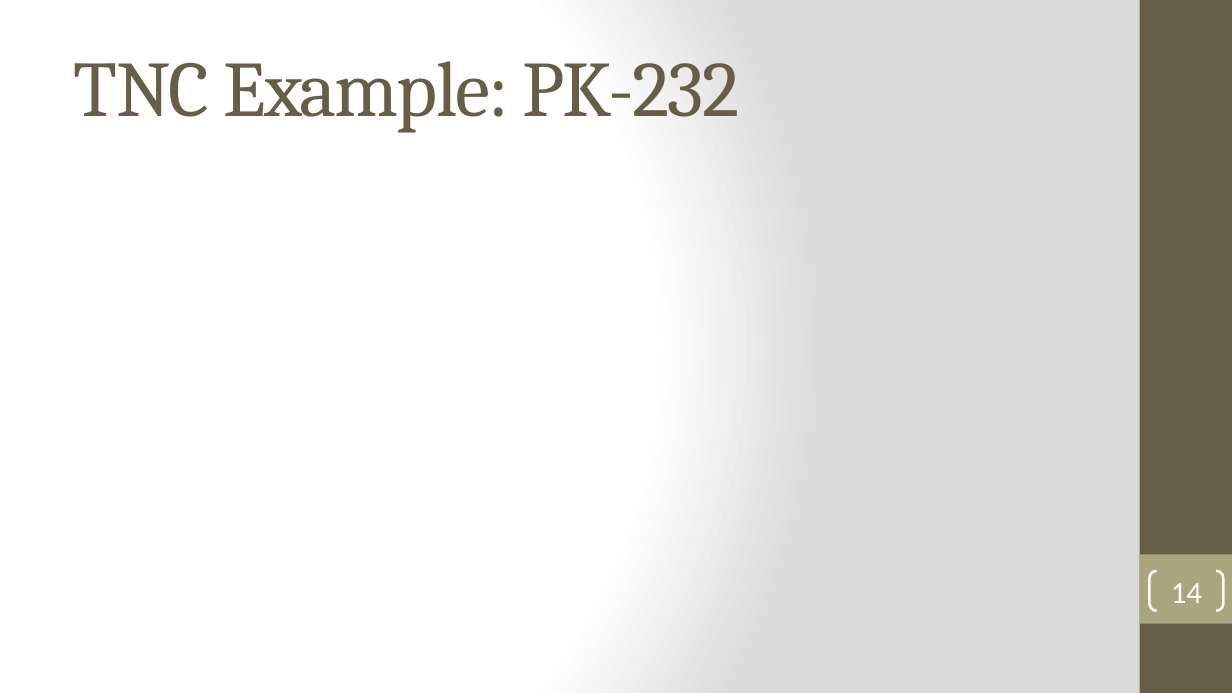
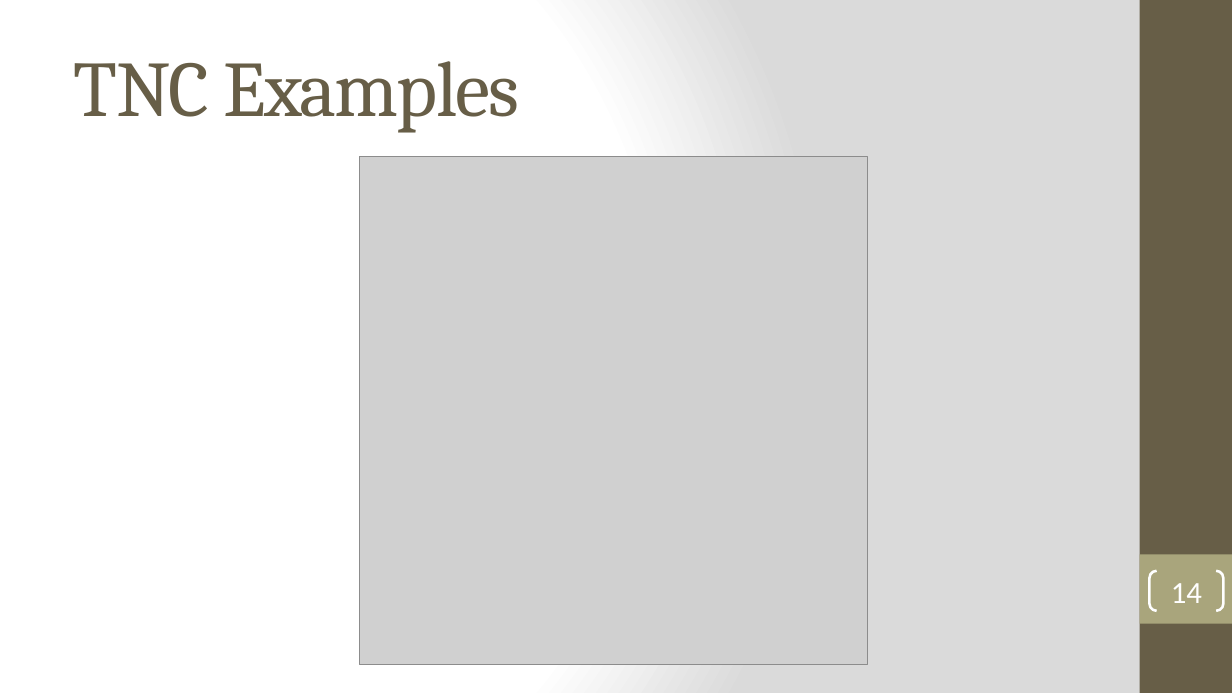
Before and after one commit to robbieford/RRXThesis, a slide deck: slide 14 of Thesis Defense.pptx. Drawn at 1232x693 pixels with LibreOffice and Linux fonts; fonts in the diff are those of the drawing; grey boxes stand for pictures. Boxes give left, top, right and bottom in pixels: in the first picture for what was removed or moved away, otherwise in the second. Text is boxed around its words. In the diff, an @@ line names an element or a change of style, - is before the commit and + after.

```diff
--- a/Thesis Defense.pptx
+++ b/Thesis Defense.pptx
@@ title at [74,61,519,133]: text changed @@
-TNC Example: PK-232
+TNC Examples
@@ picture added at [360,156,867,664] @@
```
Also in this commit, not shown: 11 other slides changed, 1 slide added, 2 slides removed, 2 other files.
